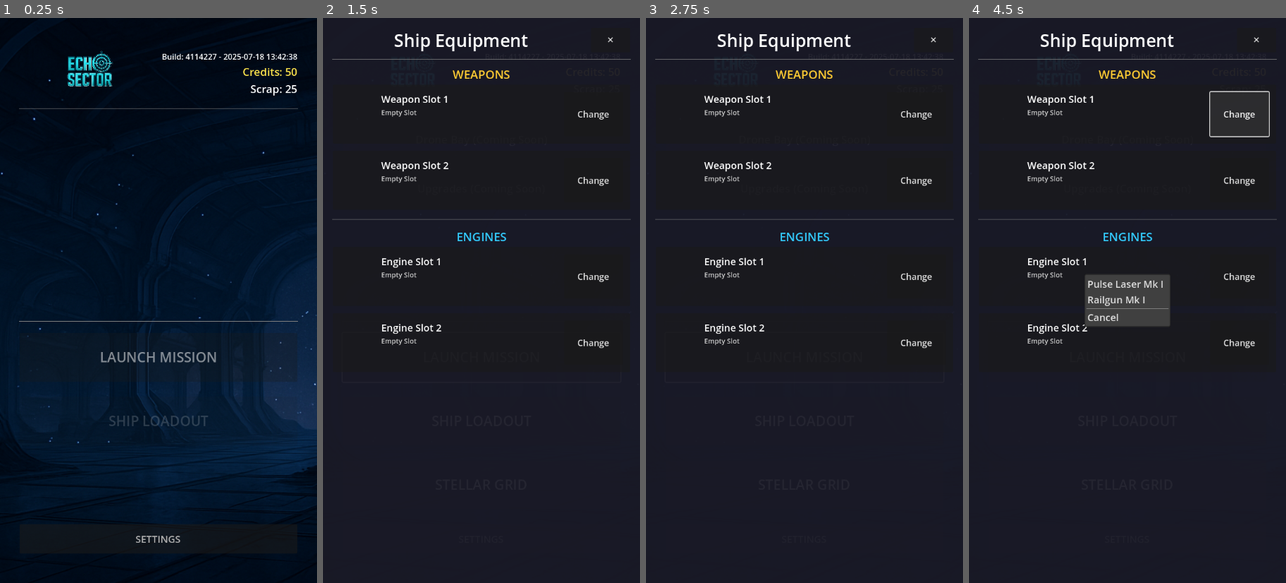
Above: before the commit, frames 1-4 (left to right).
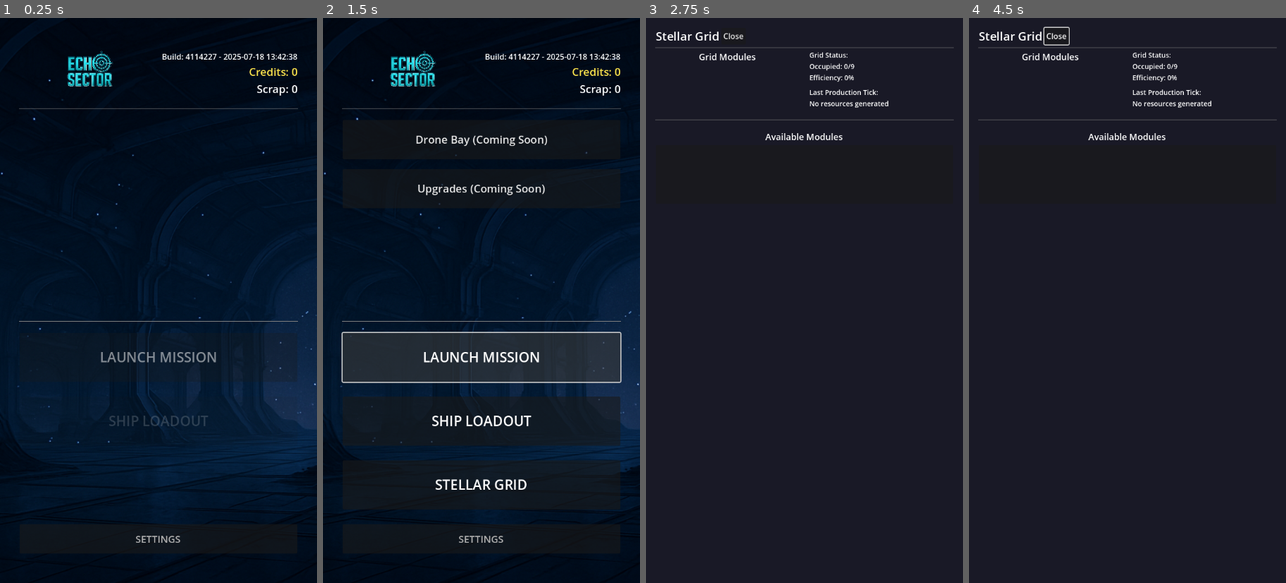
Above: after the commit, the same moments.

Repository: samjhill/echo-sector
Game: Godot game, scene res://scenes/menus/hangar.tscn
Same seed, same stepped clock (60 frames per second), same inputs: the game is played once before the commit and once after it.
Inputs (mouse positions are in pixels of both pictures, inside the frame that each line leads up to):
- Up to frame 1 (0.25 s): no input
- Up to frame 2 (1.5 s): click "LAUNCH MISSION" at 0.5 s; click "LAUNCH MISSION" at 1.25 s
- Up to frame 3 (2.75 s): click "STELLAR GRID" at 2 s
- Up to frame 4 (4.5 s): click "✕" (after the commit: "Close") at 2.75 s; click "SHIP LOADOUT" at 3.5 s; click (1238, 114) at 4.25 s, where only the run before the commit has a clickable "Change"

The runs differ from the first frame. In frame 1, 0.3% of the frame differs, in the area x 76-94%, y 8-14%; in frame 2, 25%, in the area x 0-100%, y 0-100%; in frame 3, 3.3%; in frame 4, 5.9%.
Error after the commit: Parse Error: Class "Logger" hides an autoload singleton. (res://scripts/core/logger.gd:2)

Commit message:
fix autoload logger

Diff:
--- a/project.godot
+++ b/project.godot
@@ -25,6 +25,7 @@
 PlayerData="*res://autoload/playerData.gd"
 BuildVersion="*res://autoload/build_version.gd"
 PlayerInventory="*res://autoload/inventory.gd"
+Logger="*res://scripts/core/logger.gd"
 
 [display]
 
Not shown, changed: .DS_Store
Not shown, changed: assets/.DS_Store
